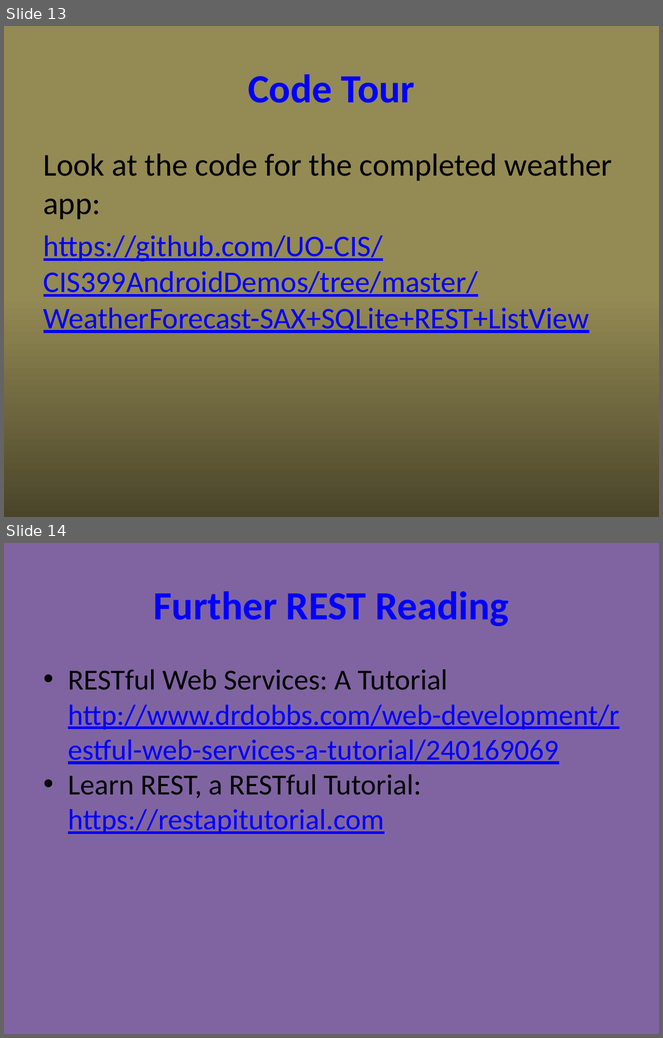
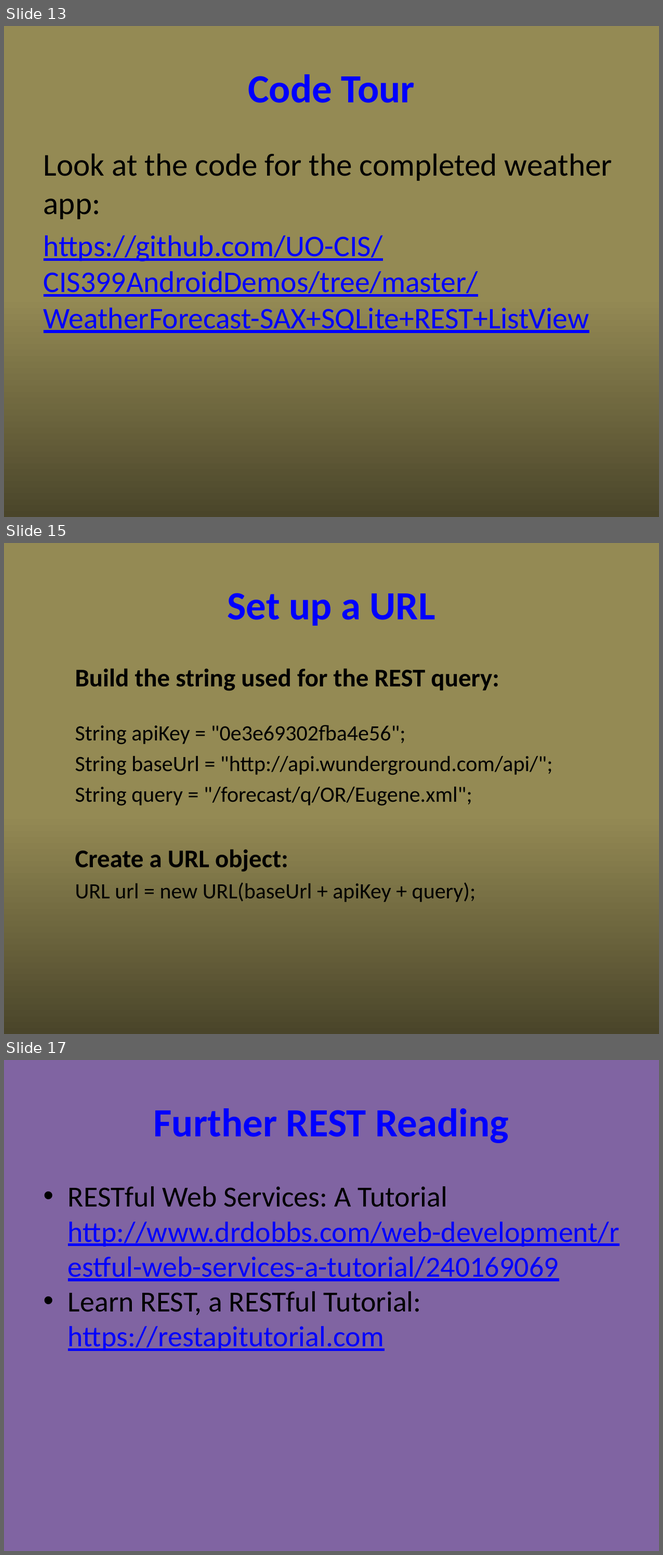
Before and after one commit to UO-CIS/CIS399Android-CourseMaterials, a slide deck: NotesAndSlides/CIS399Wk4Day1-WebServices+REST.pptx. Shown one above the other, each under a label of ours: slides 13 and 14 before the commit, slides 13, 15 and 17 after it; the slides between them are not shown. The pictures are 663x1038 and 663x1555 pixels, drawn with LibreOffice and Linux fonts; fonts in the diff are those of the drawing. Boxes give left, top, right and bottom in pixels: in the first picture for what was removed or moved away, otherwise in the second. Text is boxed around its words. In the diff, an @@ line names an element or a change of style, - is before the commit and + after.

```diff
--- a/NotesAndSlides/CIS399Wk4Day1-WebServices+REST.pptx
+++ b/NotesAndSlides/CIS399Wk4Day1-WebServices+REST.pptx
@@ slide 15 added at [4,543,659,1034], background gradient #948A54 to #4A452A @@
@@ title added at [228,593,436,626], 44 pt, text #0000FF, bold @@
+Set up a URL
@@ text added at [75,668,553,902], 24 pt, text #000000 @@
+Build the string used for the REST query:
+String apiKey = "0e3e69302fba4e56";
+String baseUrl = "http://api.wunderground.com/api/";
+String query = "/forecast/q/OR/Eugene.xml";
+Create a URL object:
+URL url = new URL(baseUrl + apiKey + query);
@@ what was slide 14 is now slide 17 @@
```
Also in this commit, not shown: 2 other slides added, 1 other file.
